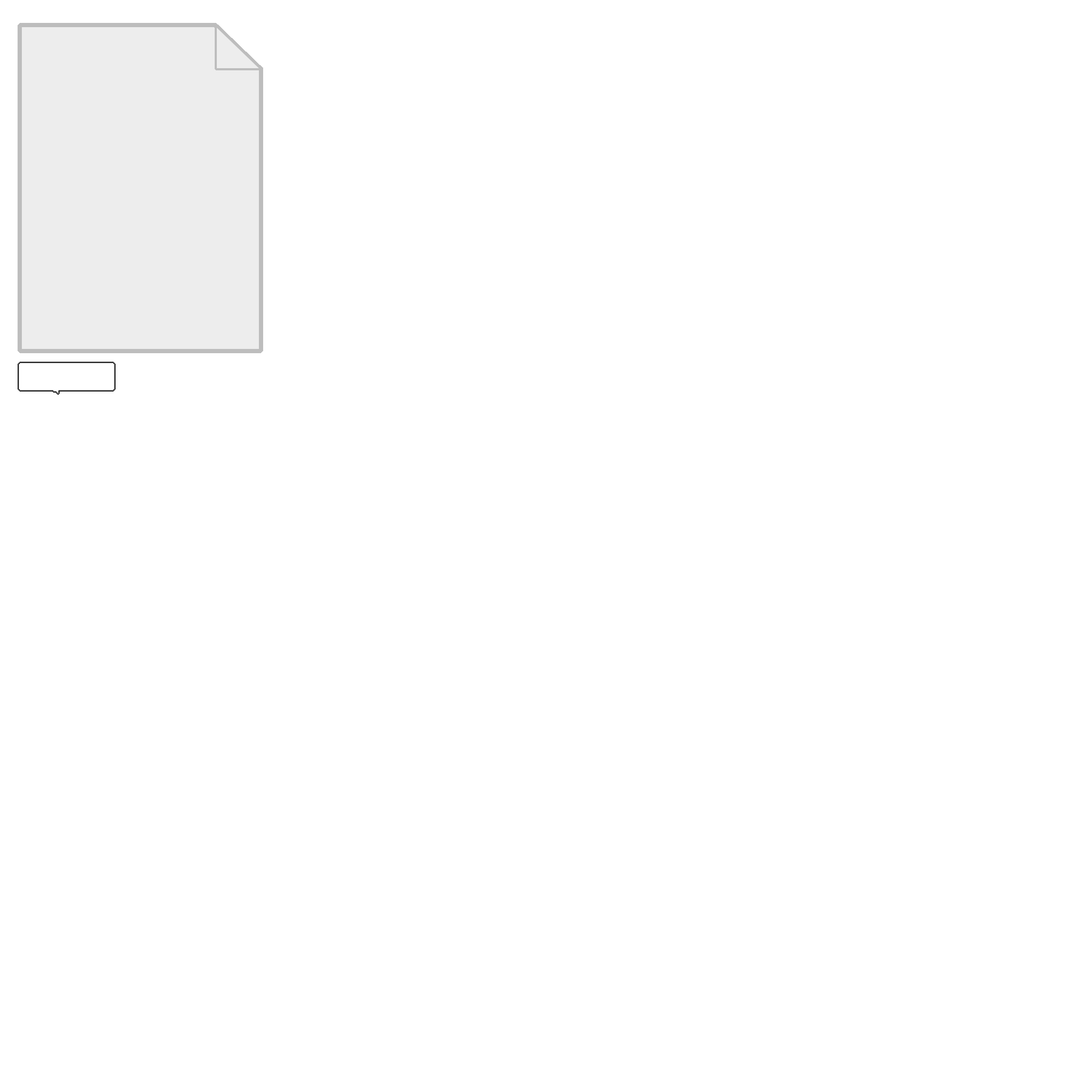
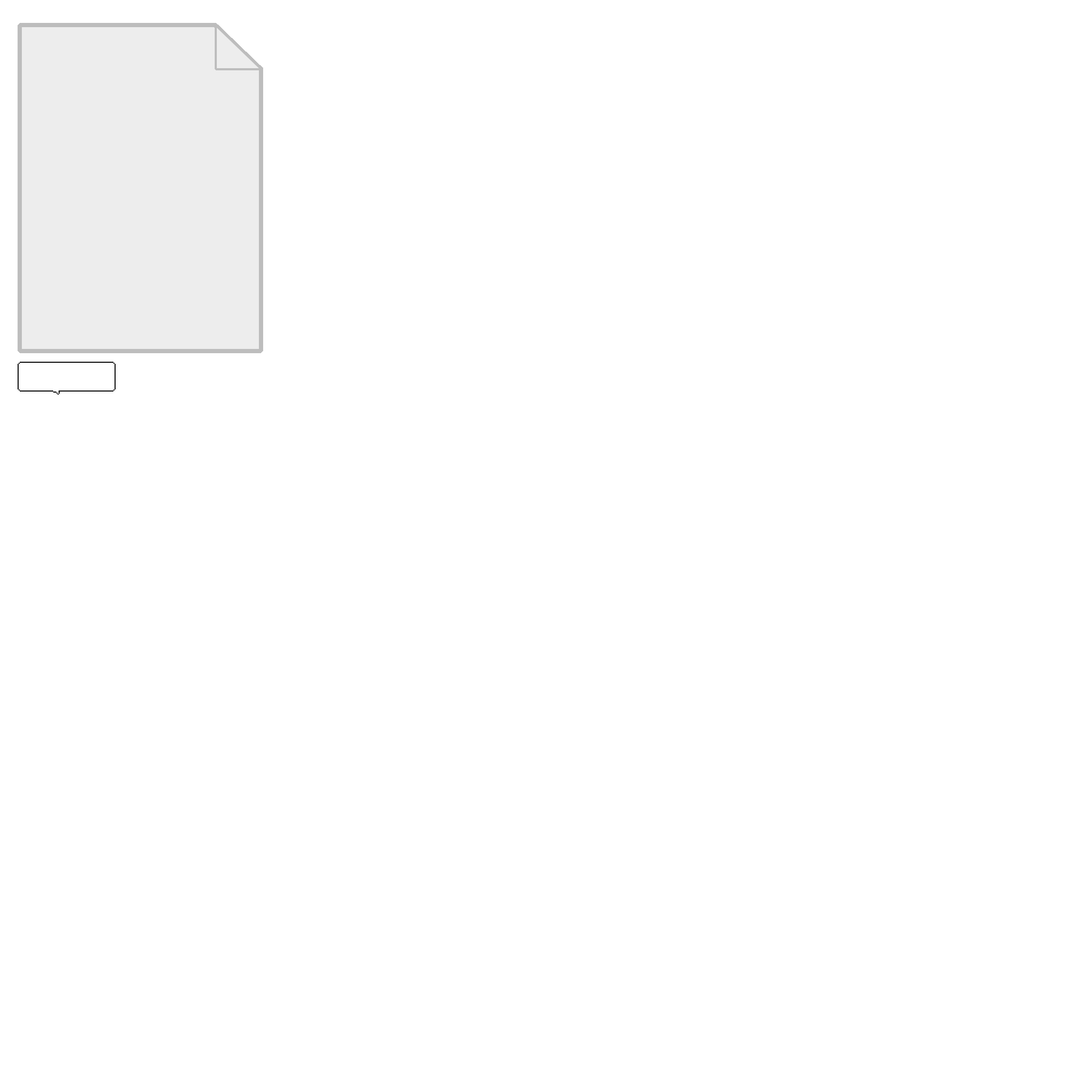
Before/after of a 1091 x 1091 layered artwork. What changed in the layer stack:
"Outline": opacity 59% → 100%, painted on it over <box>17,361,116,395</box>
